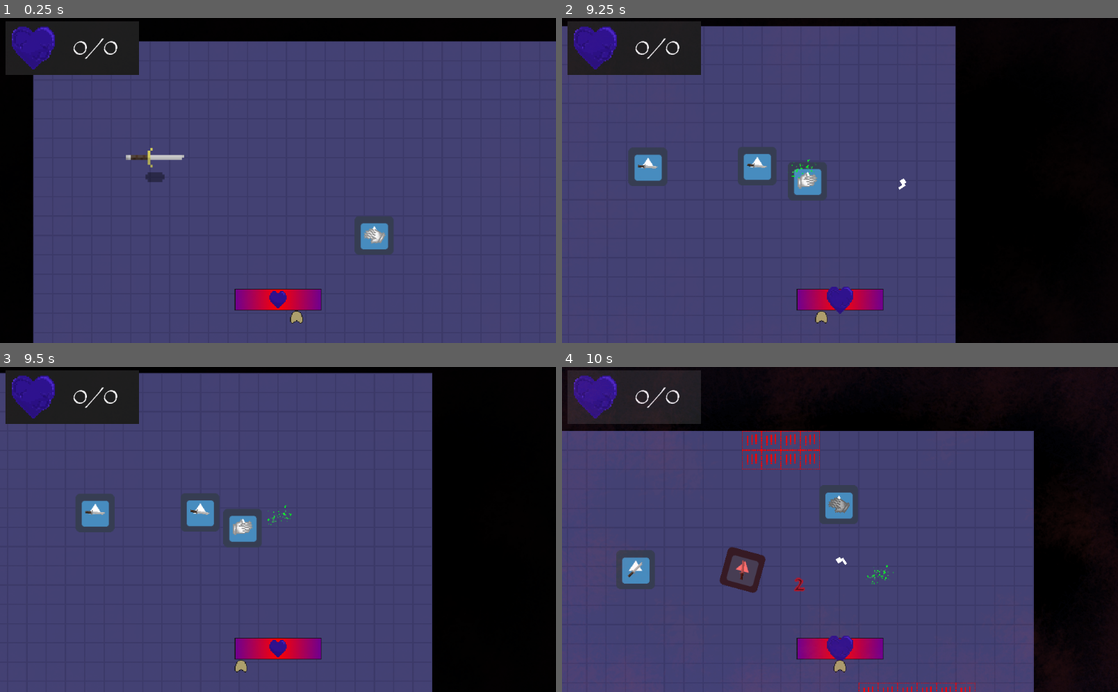
Above: before the commit, frames 1-4 (two rows, left to right).
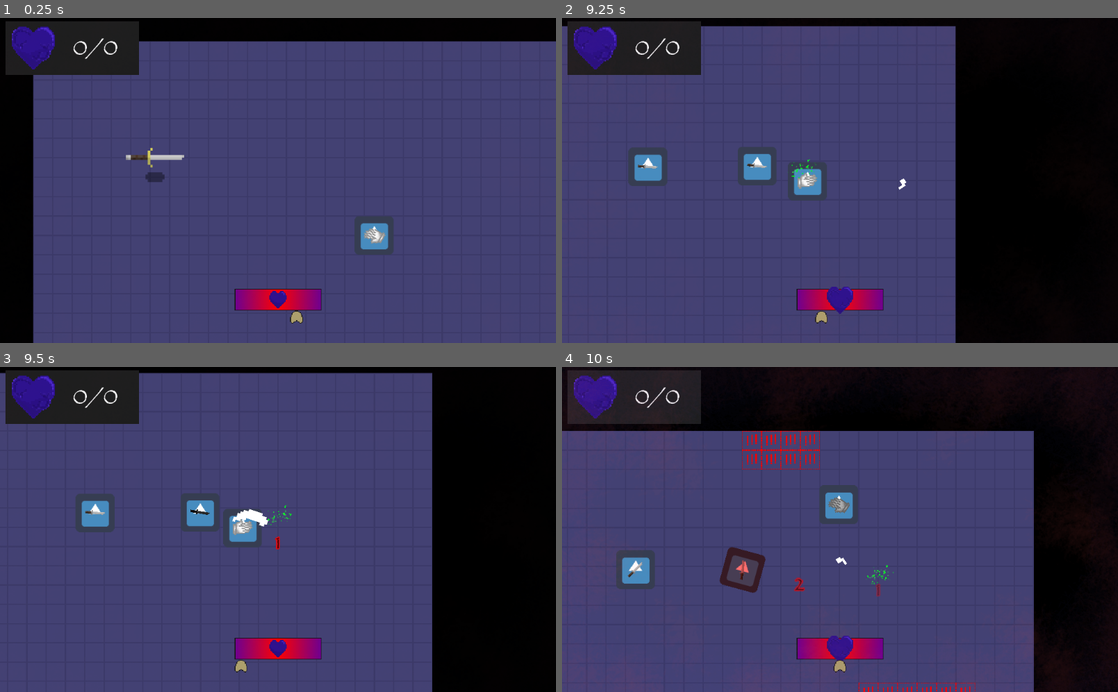
Above: after the commit, the same moments.

Repository: ColdCalzone/GWJ-30
Game: Godot game, scene res://scenes/Game.tscn
Two runs of this game, one before a commit and one after it. Both use one fixed random seed, a clock stepped at 60 frames per second and the inputs below. The project has no main scene, so this scene is started directly. The engine's default icon, where the game draws it, is replaced by a stand-in: a white triangle on a blue panel in a dark square.
Inputs (mouse positions are in pixels of both pictures, inside the frame that each line leads up to):
- Up to frame 1 (0.25 s): no input
- Up to frame 2 (9.25 s): tap Enter (ui_accept) at 0.5, 0.77, 1.52, 3.02, 3.77, 4.52, 6.02, 6.77, 7.52, 9.02 s; move the mouse to (812, 245) at 0.52 s; hold Space (attack) 0.53-1.28 s; hold W (move_up) 0.53-2.03 s; move the mouse to (1006, 229) at 1.27 s; tap Space (attack) every 1.5 s from 1.35 to 8.85 s; move the mouse to (673, 131) at 2.02 s; hold Space (attack) 2.03-2.78 s; hold A (move_left) 2.03-3.53 s; move the mouse to (867, 180) at 2.77 s; move the mouse to (756, 99) at 3.52 s; hold S (move_down) 3.53-4.28 s; hold Space (attack) 3.53-4.28 s; move the mouse to (962, 164) at 4.27 s; hold D (move_right) 4.28-5.03 s; move the mouse to (728, 196) at 5.02 s; hold W (move_up) 5.03-5.78 s; hold Space (attack) 5.03-5.78 s; move the mouse to (895, 109) at 5.77 s; hold D (move_right) 5.78-8.03 s; move the mouse to (812, 245) at 6.52 s; hold Space (attack) 6.53-7.28 s; move the mouse to (1006, 229) at 7.27 s; move the mouse to (673, 131) at 8.02 s; hold S (move_down) 8.03-8.78 s; hold Space (attack) 8.03-8.78 s; move the mouse to (867, 180) at 8.77 s; hold A (move_left) from 8.78 s (still down)
- Up to frame 3 (9.5 s): keep holding A (move_left)
- Up to frame 4 (10 s): move the mouse to (756, 448) at 9.52 s; release A (move_left) at 9.53 s; hold W (move_up) from 9.53 s (still down); hold Space (attack) from 9.53 s (still down); tap Enter (ui_accept) at 9.77 s

Frames 1-2 are identical in both runs. In frame 3, 0.2% of the frame differs, in the area x 34-51%, y 43-57%; in frame 4, less than 0.1%.

Commit message:
Fixed Enemy3 behaviour

Diff:
--- a/objects/enemies/Enemy3.gd
+++ b/objects/enemies/Enemy3.gd
@@ -37,23 +37,26 @@
 
 func get_near_player() -> void:
 	if target == null:
-		pathfind_entity(player)
+		if distance_to(player) <= player_distance:
+			clear_path()
+		else:
+			pathfind_entity(player)
 
 
 
 func attack_near_players() -> void:
 	for p in get_tree().get_nodes_in_group("player"):
-		if distance_to(p) < player_distance:
+		if distance_to(p) <= player_distance:
 			attempt_attack(p)
 			break
 
 
 
 func attempt_attack(target_player : Entity) -> void:
-	if !attack_timer:
+	if !attack_timer.time_left:
 		attack_timer.start()
 
-		var angle := rad2deg(get_angle_to(get_global_mouse_position()))
+		var angle := rad2deg(get_angle_to(target_player.global_position))
 		var offset := Vector2(cos(deg2rad(angle)), sin(deg2rad(angle))) * 40
 		weapon.use(SwingAttackParams.new(global_position + offset, angle))
 
--- a/objects/enemies/Enemy3.tscn
+++ b/objects/enemies/Enemy3.tscn
@@ -10,6 +10,7 @@
 script = ExtResource( 1 )
 max_health = 4
 move_speed = 200
+player_distance = 80.0
 
 [node name="Sprite" type="Sprite" parent="."]
 texture = ExtResource( 2 )
